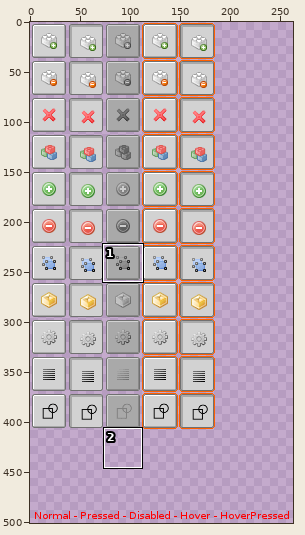
Edited in one commit: sprite sheet (resources/icons/toolbar.png). The picture above shows the old version from afar; the outline marks the close-up.
Close-up. Before the edit:
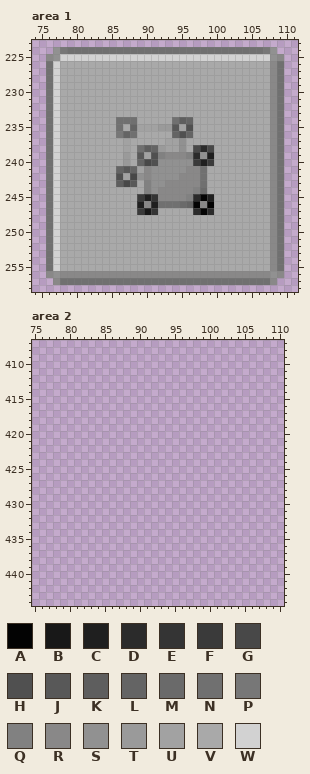
The file is 512x512 pixels. Pixels under 10% opacity are left out. Colours within 5 levels of each other are drawn and written as one. Shown: area 1: x 74..111, y 223..258; area 2: x 75..110, y 407..444. The wide view leaves out empty margins. The commit also changed other parts of the picture, which this record leaves out.
Palette (. is transparent): A #030303  B #181818  C #1f1f1f  D #2b2b2b  E #343434  F #3a3a3a  G #484848  H #505050  J #585858  K #5e5e5e  L #646464  M #6a6a6a  N #707070  P #777777  Q #818181  R #898888  S #919191  T #9a9a9a  U #a2a2a2  V #a9a9a9  W #d2d2d2
Pixels before, area 1, first column x 76:
224 .SPNNNNNNNNNNNNNNNNNNNNNNNNNNNNPS.
225 RSWWWWWWWWWWWWWWWWWWWWWWWWWWWWWWSR
226 NWVVVVVVVVVVVVVVVVVVVVVVVVVVVVVVRN
227 NWVVVVVVVVVVVVVVVVVVVVVVVVVVVVVVRN
228 NWVVVVVVVVVVVVVVVVVVVVVVVVVVVVVVRN
229 NWVVVVVVVVVVVVVVVVVVVVVVVVVVVVVVRN
230 NWVVVVVVVVVVVVVVVVVVVVVVVVVVVVVVRN
231 NWVVVVVVVVVVVVVVVVVVVVVVVVVVVVVVRN
232 NWVVVVVVVVVVVVVVVVVVVVVVVVVVVVVVRN
233 NWVVVVVVVVVVVVVVVVVVVVVVVVVVVVVVRN
234 NWVVVVVVVVNNNVVVVVNKLVVVVVVVVVVVRN
235 NWVVVVVVVVNVLUUUTTJUHVVVVVVVVVVVRN
236 NWVVVVVVVVPLNVVVVVLHLVVVVVVVVVVVRN
237 NWVVVVVVVVVUVVVVVUUSVVVVVVVVVVVVRN
238 NWVVVVVVVVVUVNKLTUUSVGDGVVVVVVVVRN
239 NWVVVVVVVVVTVJUHQRRRQDSCVVVVVVVVRN
240 NWVVVVVVVVVTVLGHSSSSSFCFVVVVVVVVRN
241 NWVVVVVVVVLJLURSSSSSRRNVVVVVVVVVRN
242 NWVVVVVVVVHUGSRSSSSRRRNVVVVVVVVVRN
243 NWVVVVVVVVKGJVQSSRRRRRNVVVVVVVVVRN
244 NWVVVVVVVVVVVVQSRRRRRQMVVVVVVVVVRN
245 NWVVVVVVVVVVVFCERRRRQDACVVVVVVVVRN
246 NWVVVVVVVVVVVCRCNNNMLARAVVVVVVVVRN
247 NWVVVVVVVVVVVFBEVVVVVDADVVVVVVVVRN
248 NWVVVVVVVVVVVVVVVVVVVVVVVVVVVVVVRN
249 NWVVVVVVVVVVVVVVVVVVVVVVVVVVVVVVRN
250 NWVVVVVVVVVVVVVVVVVVVVVVVVVVVVVVRN
251 NWVVVVVVVVVVVVVVVVVVVVVVVVVVVVVVRN
252 NWVVVVVVVVVVVVVVVVVVVVVVVVVVVVVVRN
253 NWVVVVVVVVVVVVVVVVVVVVVVVVVVVVVVRN
254 NWVVVVVVVVVVVVVVVVVVVVVVVVVVVVVVRN
255 NWVVVVVVVVVVVVVVVVVVVVVVVVVVVVVVRN
256 RSRRRRRRRRRRRRRRRRRRRRRRRRRRRRRRSR
257 .RNNNNNNNNNNNNNNNNNNNNNNNNNNNNNNR.
After:
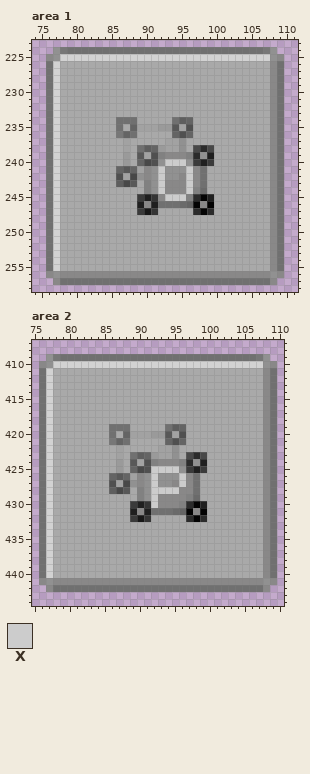
Colours new in this view: X #cccccc
Edits made:
Changed rows in their new state; - is an unchanged pixel.
Area 1:
first column x 92:
240 -XXX-
241 X---X
242 X---X
243 X---X
244 X---X
245 -XXX-
Area 2:
first column x 76:
409 -SPNNNNNNNNNNNNNNNNNNNNNNNNNNNNPS-
410 RSWWWWWWWWWWWWWWWWWWWWWWWWWWWWWWSR
411 NWVVVVVVVVVVVVVVVVVVVVVVVVVVVVVVRN
412 NWVVVVVVVVVVVVVVVVVVVVVVVVVVVVVVRN
413 NWVVVVVVVVVVVVVVVVVVVVVVVVVVVVVVRN
414 NWVVVVVVVVVVVVVVVVVVVVVVVVVVVVVVRN
415 NWVVVVVVVVVVVVVVVVVVVVVVVVVVVVVVRN
416 NWVVVVVVVVVVVVVVVVVVVVVVVVVVVVVVRN
417 NWVVVVVVVVVVVVVVVVVVVVVVVVVVVVVVRN
418 NWVVVVVVVVVVVVVVVVVVVVVVVVVVVVVVRN
419 NWVVVVVVVVNNNVVVVVNKLVVVVVVVVVVVRN
420 NWVVVVVVVVNVLUUUTTJUHVVVVVVVVVVVRN
421 NWVVVVVVVVPLNVVVVVLHLVVVVVVVVVVVRN
422 NWVVVVVVVVVUVVVVVUUSVVVVVVVVVVVVRN
423 NWVVVVVVVVVUVNKLTUUSVGDGVVVVVVVVRN
424 NWVVVVVVVVVTVJUHQRRRQDSCVVVVVVVVRN
425 NWVVVVVVVVVTVLGHXXXXSFCFVVVVVVVVRN
426 NWVVVVVVVVLJLURSXSSSXRNVVVVVVVVVRN
427 NWVVVVVVVVHUGSRSXSSRXRNVVVVVVVVVRN
428 NWVVVVVVVVKGJVQSXXXXRRNVVVVVVVVVRN
429 NWVVVVVVVVVVVVQSXRRRRQMVVVVVVVVVRN
430 NWVVVVVVVVVVVFCEXRRRQDACVVVVVVVVRN
431 NWVVVVVVVVVVVCRCNNNMLARAVVVVVVVVRN
432 NWVVVVVVVVVVVFBEVVVVVDADVVVVVVVVRN
433 NWVVVVVVVVVVVVVVVVVVVVVVVVVVVVVVRN
434 NWVVVVVVVVVVVVVVVVVVVVVVVVVVVVVVRN
435 NWVVVVVVVVVVVVVVVVVVVVVVVVVVVVVVRN
436 NWVVVVVVVVVVVVVVVVVVVVVVVVVVVVVVRN
437 NWVVVVVVVVVVVVVVVVVVVVVVVVVVVVVVRN
438 NWVVVVVVVVVVVVVVVVVVVVVVVVVVVVVVRN
439 NWVVVVVVVVVVVVVVVVVVVVVVVVVVVVVVRN
440 NWVVVVVVVVVVVVVVVVVVVVVVVVVVVVVVRN
441 RSRRRRRRRRRRRRRRRRRRRRRRRRRRRRRRSR
442 -RNNNNNNNNNNNNNNNNNNNNNNNNNNNNNNR-
Boxes around the changes in both close-ups, in picture pixels (x1, y1, x2, y2):
changed: (158, 159, 193, 201)
added: (39, 354, 277, 592)
